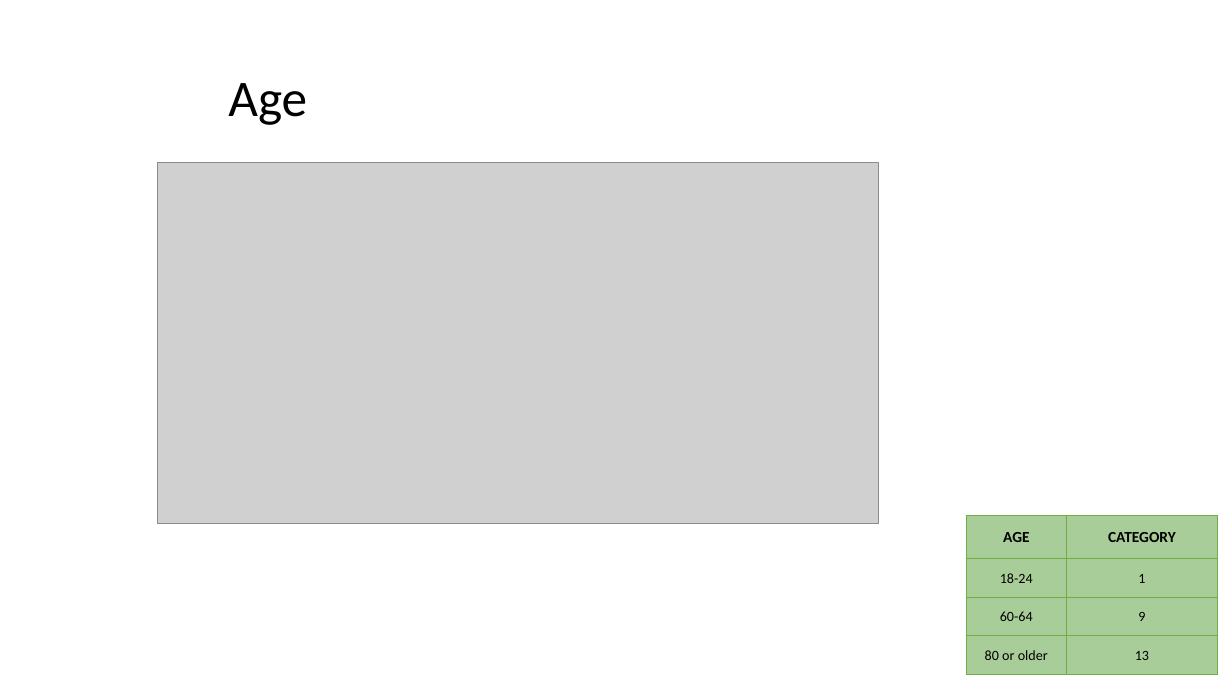
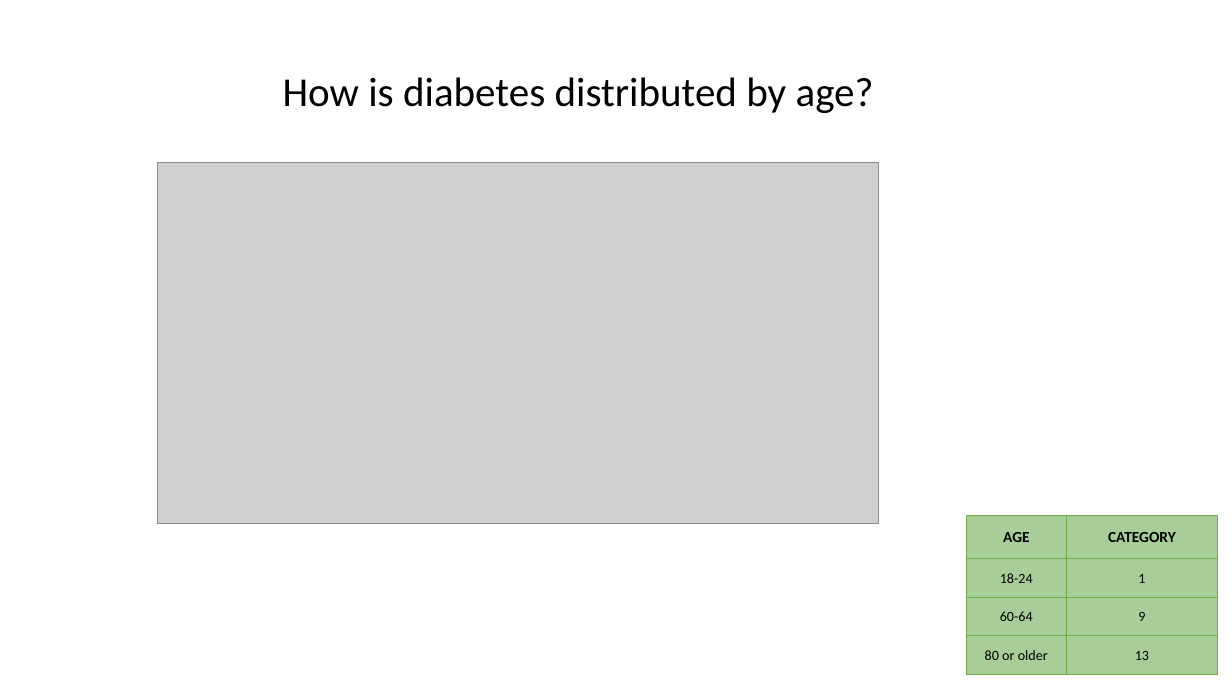
Before and after one commit to Isabel-gt/Final_Project, a slide deck: slide 16 of Diabetes_Predictions.pptx. Drawn at 1232x693 pixels with LibreOffice and Linux fonts; fonts in the diff are those of the drawing; grey boxes stand for pictures; background and template pictures are left out. Boxes give left, top, right and bottom in pixels: in the first picture for what was removed or moved away, otherwise in the second. Text is boxed around its words. In the diff, an @@ line names an element or a change of style, - is before the commit and + after.

```diff
--- a/Diabetes_Predictions.pptx
+++ b/Diabetes_Predictions.pptx
@@ title at bbox=[283, 77, 874, 113]: text changed; size 40 to 32 pt @@
-Age
+How is diabetes distributed by age?
```
Also in this commit, not shown: 24 other slides changed, 1 slide added, 1 slide removed.
